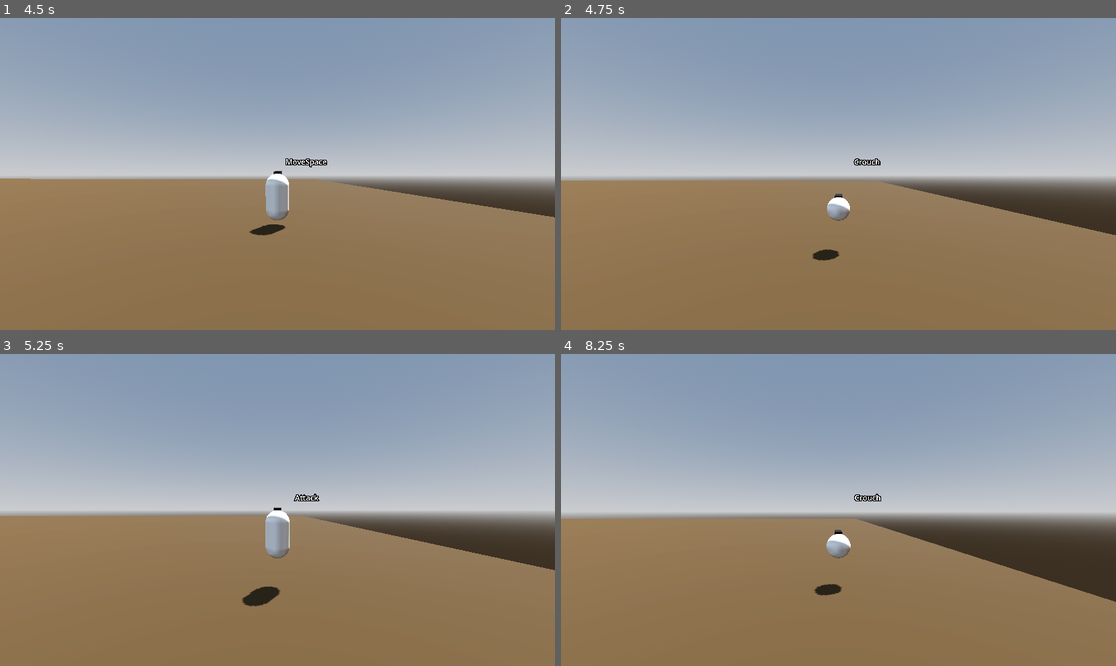
Above: before the commit, frames 1-4 (two rows, left to right).
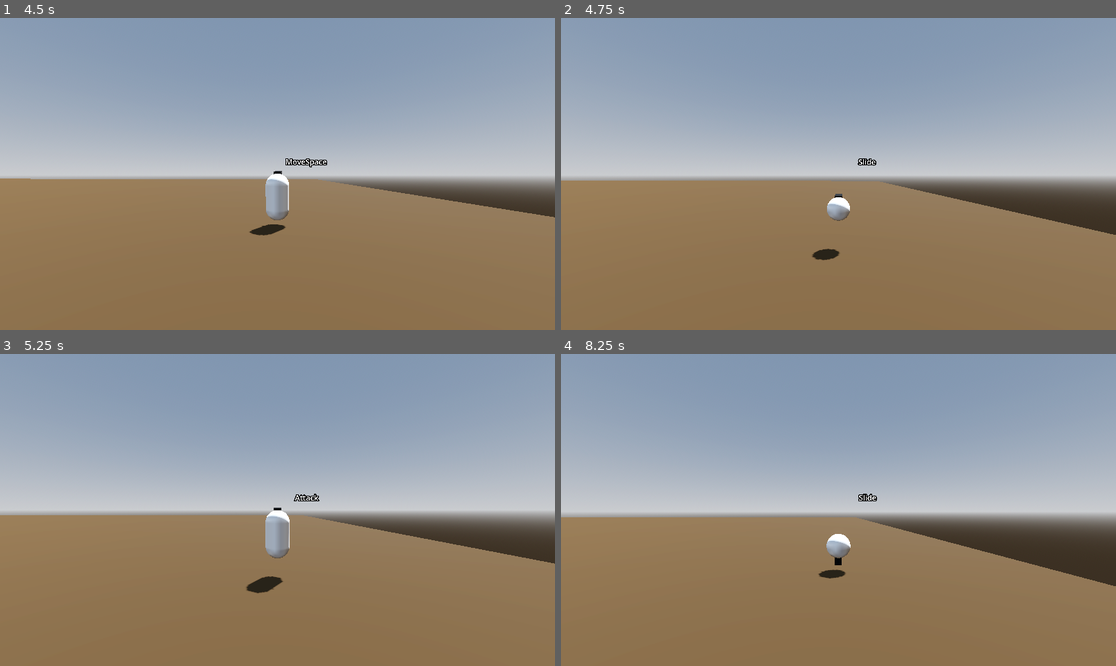
Above: after the commit, the same moments.

Repository: Gjosti/dev-sandbox
Game: Godot game, scene res://Levels/sandbox_level.tscn
Two runs of this game, one before a commit and one after it. Both use one fixed random seed, a clock stepped at 60 frames per second and the inputs below.
Inputs (mouse positions are in pixels of both pictures, inside the frame that each line leads up to):
- Up to frame 1 (4.5 s): move the mouse to (305, 174) at 0.52 s; hold Ctrl (crouch) 0.53-1.28 s; hold W (move_forward) from 0.53 s (still down); click (305, 174) at 0.67 s; tap Space (jump) at 0.77, 0.8, 1.07, 1.35, 1.52, 1.82, 2.3, 3.02, 3.32, 3.77, 3.8, 4.07 s; move the mouse to (249, 174) at 1.27 s; tap Ctrl (crouch) at 1.55, 2.85 s; move the mouse to (288, 167) at 2.02 s; press the mouse at (288, 167) at 2.03 s; move the mouse to (271, 180) at 2.77 s; release the mouse at (271, 180) at 2.78 s; click (271, 180) at 2.92 s; move the mouse to (316, 177) at 3.52 s; hold Shift (dash) 3.53-4.28 s; move the mouse to (233, 170) at 4.27 s; tap Mouse wheel down (scroll_backward) at 4.35 s
- Up to frame 2 (4.75 s): keep holding W (move_forward); tap Space (jump) at 4.52 s; tap Ctrl (crouch) at 4.55 s
- Up to frame 3 (5.25 s): keep holding W (move_forward); tap Space (jump) at 4.82 s; move the mouse to (283, 510) at 5.02 s; hold Mouse wheel up (scroll_forward) from 5.03 s (still down); click (283, 510) at 5.17 s
- Up to frame 4 (8.25 s): tap Space (jump) at 5.3, 6.02, 6.32, 6.6, 6.77, 7.07, 7.52, 7.82 s; move the mouse to (816, 503) at 5.77 s; release W (move_forward) at 5.78 s; release Mouse wheel up (scroll_forward) at 5.78 s; hold D (move_right) 5.78-6.53 s; tap Ctrl (crouch) at 5.85, 7.55 s; move the mouse to (866, 510) at 6.52 s; hold W (move_forward) from 6.53 s (still down); move the mouse to (810, 510) at 7.27 s; click (810, 510) at 7.35 s; move the mouse to (849, 503) at 8.02 s; hold Ctrl (crouch) from 8.03 s (still down)

Frame 1 is identical in both runs. In frame 2, 0.1% of the frame differs, in the area x 44-100%, y 44-78%; in frame 3, 1.1%; in frame 4, 1.8%, in the area x 0-100%, y 44-80%.

Commit message:
more slide progress, works on slopes going up and down. *TODO current jagged/bouncy movement on downward slopes at high speed/ higher angles

Diff:
--- a/Player/crouch.gd
+++ b/Player/crouch.gd
@@ -2,24 +2,21 @@
 
 @export var player: Player
 @export var slide_threshold: float = 6.1
-@export var slide_friction: float = 0.98
-
-signal slide_friction_applied(new_velocity: Vector3)
+@export var slide_friction: float = 0.99995
 
 var stand_mesh_scale: Vector3 = Vector3(1, 1, 1)
 var stand_height: float = 2.0
 var crouch_mesh_scale: Vector3 = Vector3(1, 0.5, 1)
 var crouch_height: float = 1.0
 var velocity: Vector3 = Vector3.ZERO
-var horizontal_velocity = Vector3.ZERO
 
 func _physics_process(delta):
 	if player.rig.is_sliding():
 		apply_simple_slide(delta)
 		if velocity.length() < slide_threshold:
 			crouch()
-	# elif player.rig.is_crouching() and velocity.length() > slide_threshold:
-	# 	slide()
+	elif player.rig.is_crouching() and velocity.length() > slide_threshold:
+		slide()
 
 func _unhandled_input(event: InputEvent) -> void:
 	if event.is_action_pressed("crouch") and velocity.length() < slide_threshold:
@@ -53,18 +50,22 @@
 	if velocity.length() > slide_threshold:
 		player.rig.travel("Slide")
 
-func apply_slide_friction() -> void:
-	horizontal_velocity = Vector3(velocity.x, 0, velocity.z) * slide_friction
-	emit_signal("slide_friction_applied", horizontal_velocity)
-
 func apply_simple_slide(delta: float) -> void:
 	if player.rig.is_sliding():
 		player.floor_stop_on_slope = false
-		# Only apply friction if on flat ground (optional)
-		if player.get_floor_normal().dot(Vector3.UP) > 0.98:
+
+		if player.is_on_floor():
 			velocity.x *= slide_friction
 			velocity.z *= slide_friction
-		# Always apply gravity from jump system
+
+			# Slope acceleration
+			var floor_normal = player.get_floor_normal()
+			var gravity_vec = Vector3.DOWN * player.get_player_gravity()
+			var slope_dir = (gravity_vec - floor_normal * gravity_vec.dot(floor_normal)).normalized()
+			var slope_accel = slope_dir * player.get_player_gravity() * delta
+			velocity += slope_accel
+		# In air: do not apply friction or slope acceleration
+
 		velocity.y += player.get_player_gravity() * delta
 		player.velocity = velocity
 
